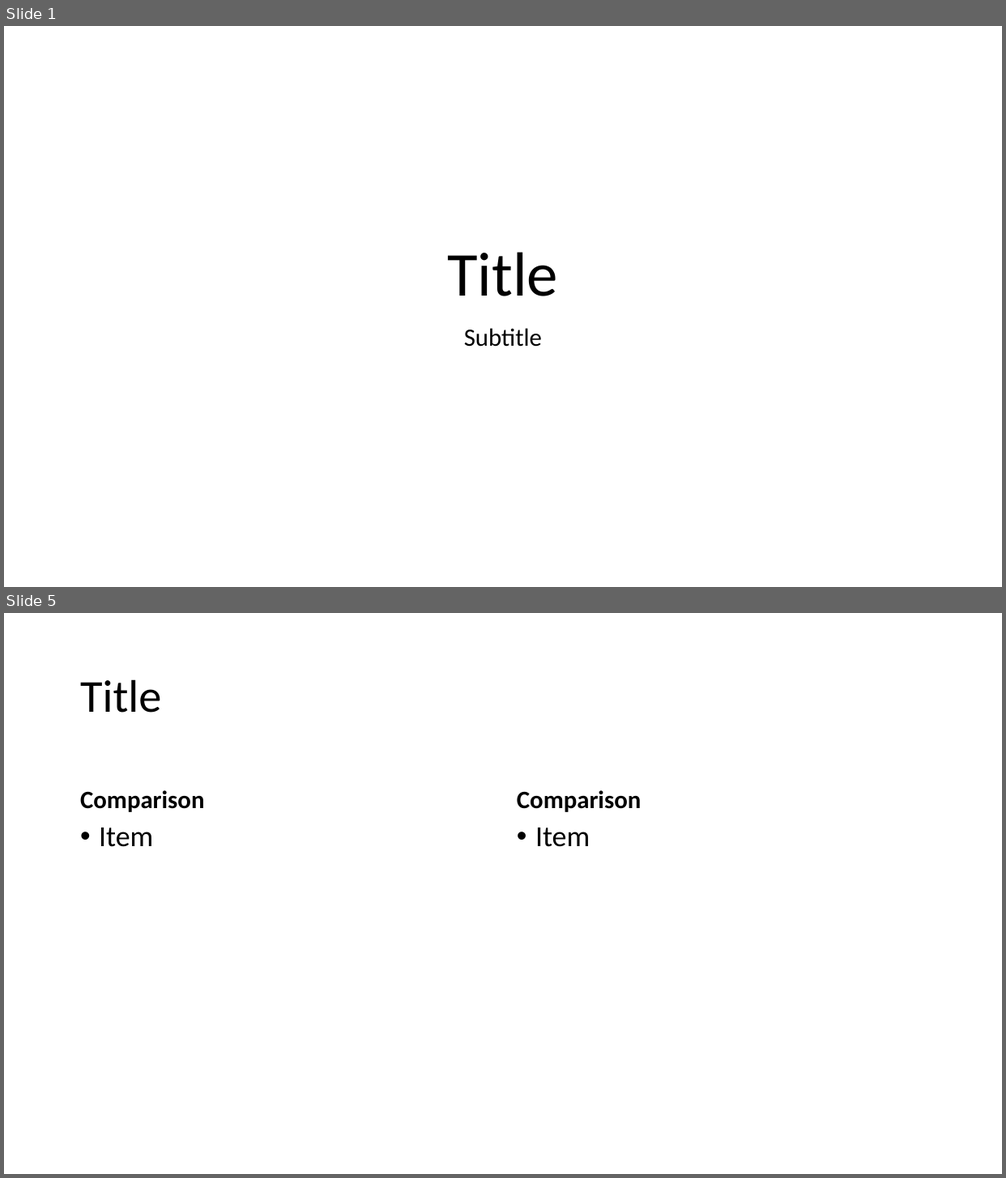
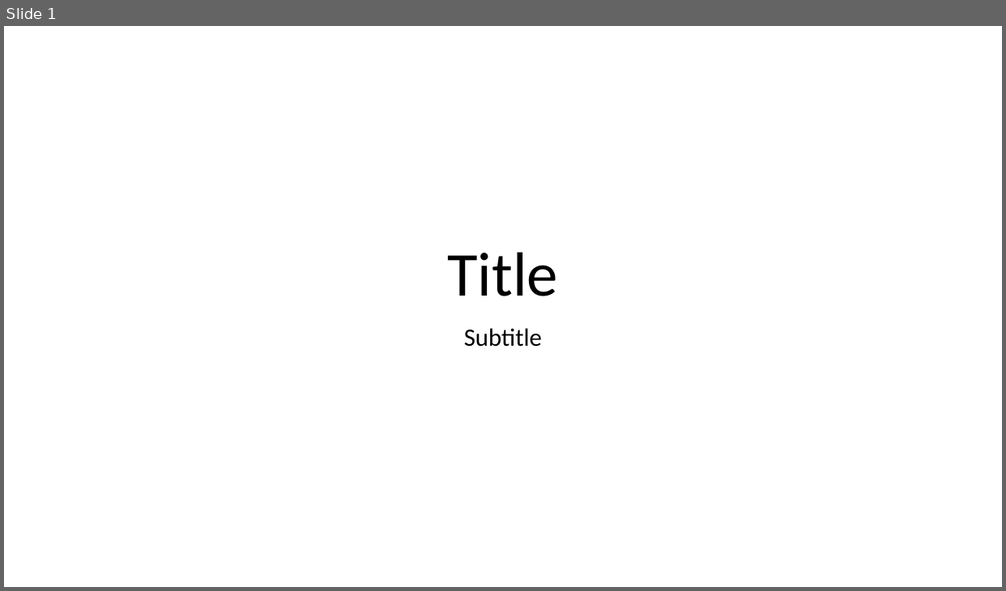
Before and after one commit to paulstothard/fast-pptx, a slide deck: scripts/includes/theme_code_blocks.pptx. Shown one above the other, each under a label of ours: slides 1 and 5 before the commit, slide 1 after it; the slides between them are not shown. The pictures are 1006x1178 and 1006x591 pixels, drawn with LibreOffice and Linux fonts; fonts in the diff are those of the drawing. Boxes give left, top, right and bottom in pixels: in the first picture for what was removed or moved away, otherwise in the second. Text is boxed around its words. In the diff, an @@ line names an element or a change of style, - is before the commit and + after.

```diff
--- a/scripts/includes/theme_code_blocks.pptx
+++ b/scripts/includes/theme_code_blocks.pptx
@@ slide 5 removed at bbox=[4, 613, 1002, 1174], background #FFFFFF @@
@@ title removed at bbox=[80, 679, 161, 713] @@
-Title
@@ text removed at bbox=[80, 790, 204, 812] @@
-Comparison
@@ text removed at bbox=[517, 790, 641, 812] @@
-Comparison
@@ text removed at bbox=[99, 828, 153, 847] @@
-• Item
@@ text removed at bbox=[535, 828, 590, 847] @@
-• Item
```
Also in this commit, not shown: 7 other slides removed, 1 other file.
